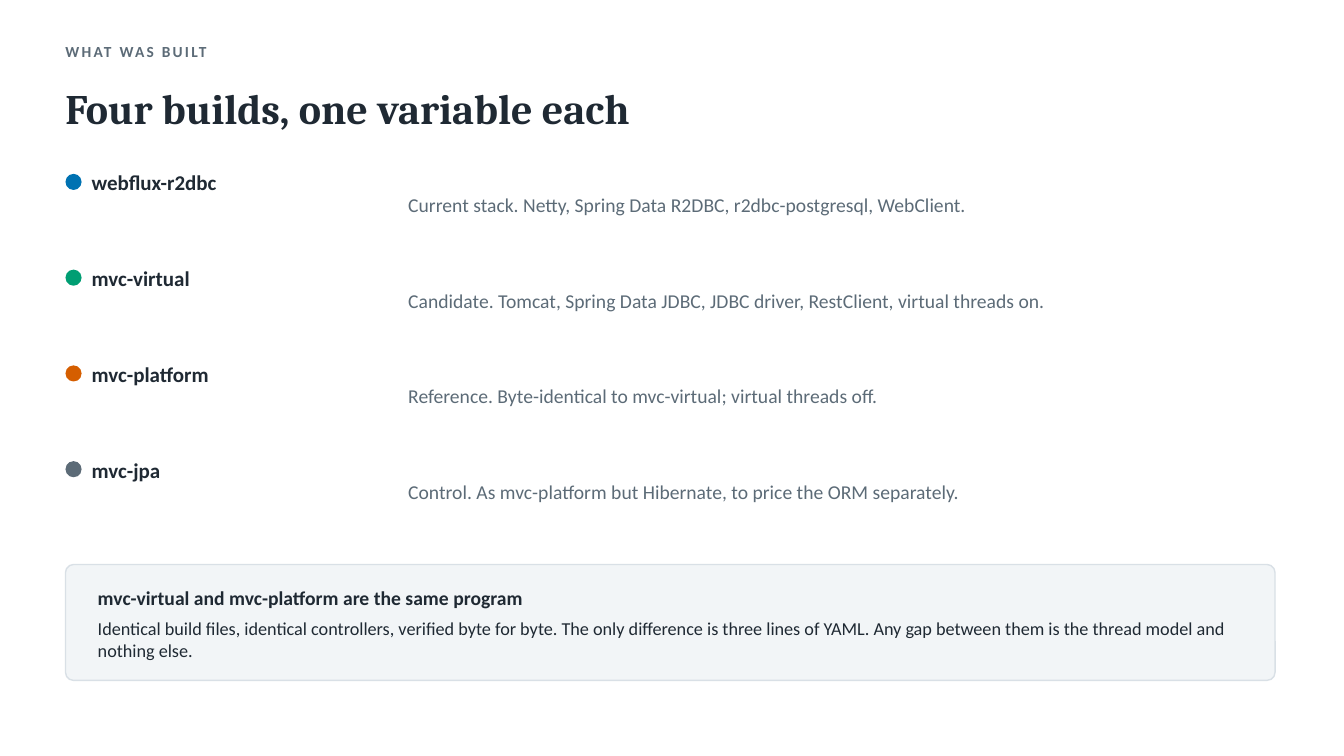
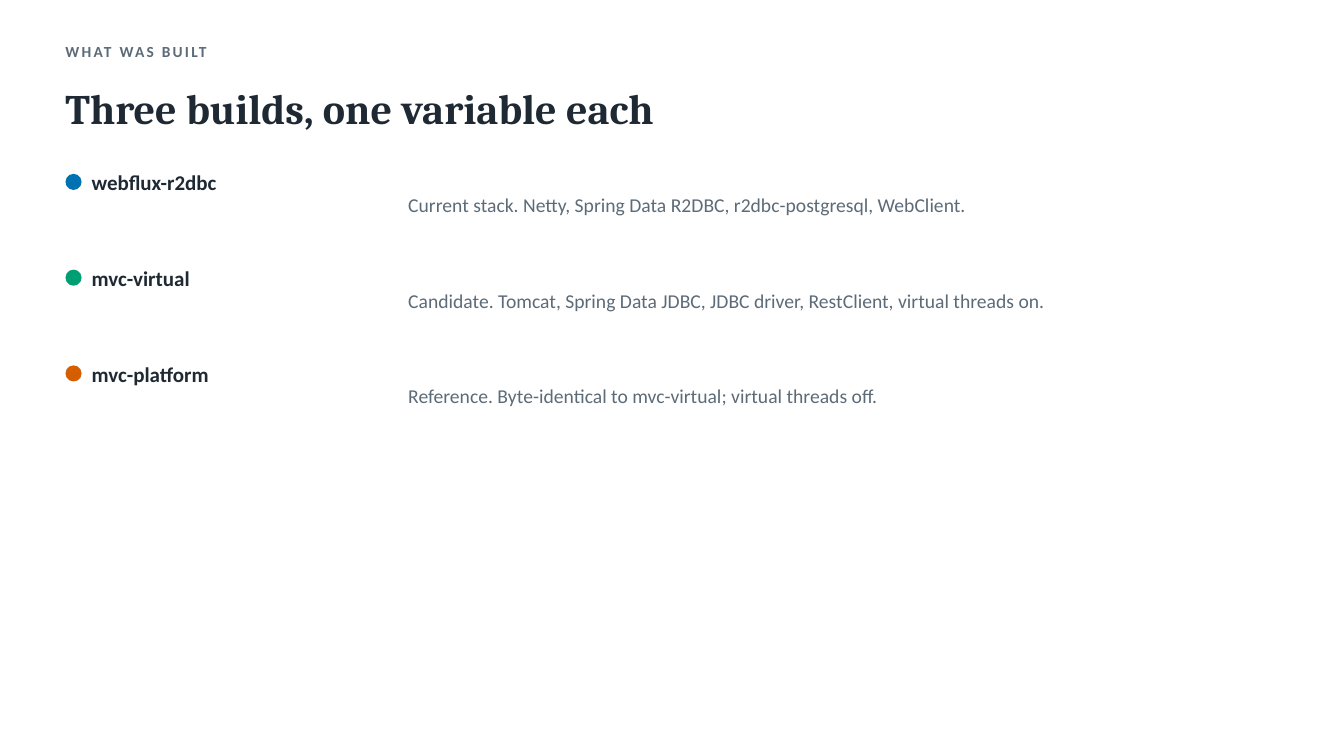
Before and after one commit to airhead-dom/java-stack-comparison, a slide deck: slide 2 of docs/virtual-threads-technical.pptx. Drawn at 1344x756 pixels with LibreOffice and Linux fonts; fonts in the diff are those of the drawing. Boxes give left, top, right and bottom in pixels: in the first picture for what was removed or moved away, otherwise in the second. Text is boxed around its words. In the diff, an @@ line names an element or a change of style, - is before the commit and + after.

```diff
--- a/docs/virtual-threads-technical.pptx
+++ b/docs/virtual-threads-technical.pptx
@@ text at box(65, 94, 654, 130): text changed @@
-Four builds, one variable each
+Three builds, one variable each
@@ ellipse removed at box(66, 462, 82, 478) @@
@@ text removed at box(92, 463, 161, 482) @@
-mvc-jpa
@@ text removed at box(408, 485, 959, 502) @@
-Control. As mvc-platform but Hibernate, to price the ORM separately.
@@ rounded rectangle removed at box(66, 565, 1275, 681) @@
@@ text removed at box(98, 591, 522, 609) @@
-mvc-virtual and mvc-platform are the same program
@@ text removed at box(98, 622, 1225, 660) @@
-Identical build files, identical controllers, verified byte for byte. The only difference is three lines of YAML. Any gap between them is the thread model and nothing else.
```
Also in this commit, not shown: 6 other slides changed, 3 slides removed, 29 other files.
